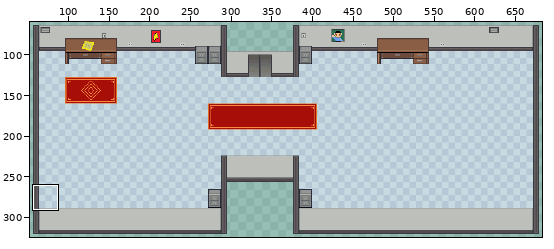
Sprite sheet, stored at public/office.png. Above, an overview of the earlier version with the close-up marked.
Close-up. Before the edit:
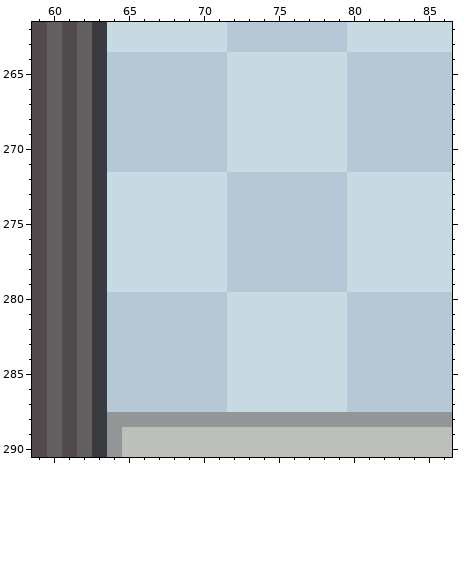
The file is 768x512 pixels. Colours within 5 levels of each other are drawn and written as one. Shown: x 59..86, y 262..290. The wide view leaves out empty margins. The commit also changed other parts of the picture, which this record leaves out.
The same view after the edit:
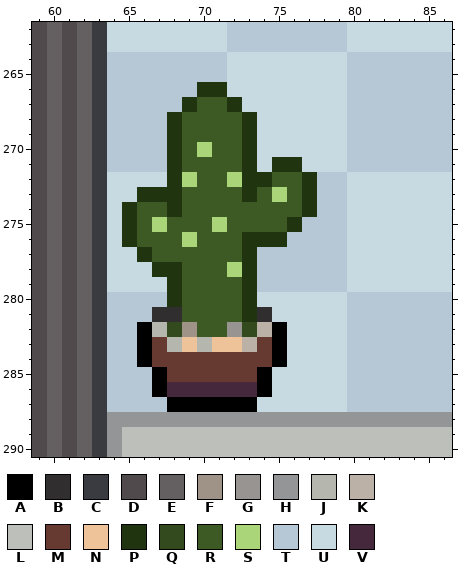
Palette (. is transparent): A #000000  B #302e2e  C #3a3a41  D #514a4d  E #646061  F #9f9388  G #989491  H #939597  J #b5b6ad  K #bcb1a7  L #bdc0ba  M #663931  N #eec39a  P #20340f  Q #334a1f  R #3d5924  S #aad679  T #b6c8d5  U #c7dae1  V #45283c
The edit:
y 266: x 70..71 TT -> PP
y 267: x 69..72 TTTU -> PRRP
y 268..269: x 68..73 TTTTUU -> PRRRRP
y 270: x 68..73 TTTTUU -> PRSRRP
y 271: x 68..73 TTTTUU -> PRRRRP; x 75..76 UU -> PP
y 272: x 68..77 UUUUTTTTTT -> PSRRSPPRRP
y 273: x 66..77 UUUUUUTTTTTT -> PPPRRRRPRSRP
y 274: x 65..77 UUUUUUUTTTTTT -> PRRPRRRRRRRRP
y 275: x 65..76 UUUUUUUTTTTT -> PRSRRRSRRRRP
y 276: x 65..75 UUUUUUUTTTT -> PRRRSRRRPPP
y 277: x 66..73 UUUUUUTT -> PRRRRRRP
y 278: x 67..73 UUUUUTT -> PPRRRSP
y 279: x 68..73 UUUUTT -> PRRRRP
y 280: x 68..73 TTTTUU -> PRRRRP
y 281: x 67..74 TTTTTUUU -> BBRRRRPB
y 282: x 66..75 TTTTTTUUUU -> AJQFRRGQKA
y 283: x 66..75 TTTTTTUUUU -> AMJNJNNKMA
y 284: x 66..75 TTTTTTUUUU -> AMMMMMMMMA
y 285: x 67..74 TTTTTUUU -> AMMMMMMA
y 286: x 67..74 TTTTTUUU -> AVVVVVVA
y 287: x 68..73 TTTTUU -> AAAAAA
Boxes around the changes in both close-ups, in picture pixels (x1, y1, x2, y2):
changed: (122, 82, 317, 412)
